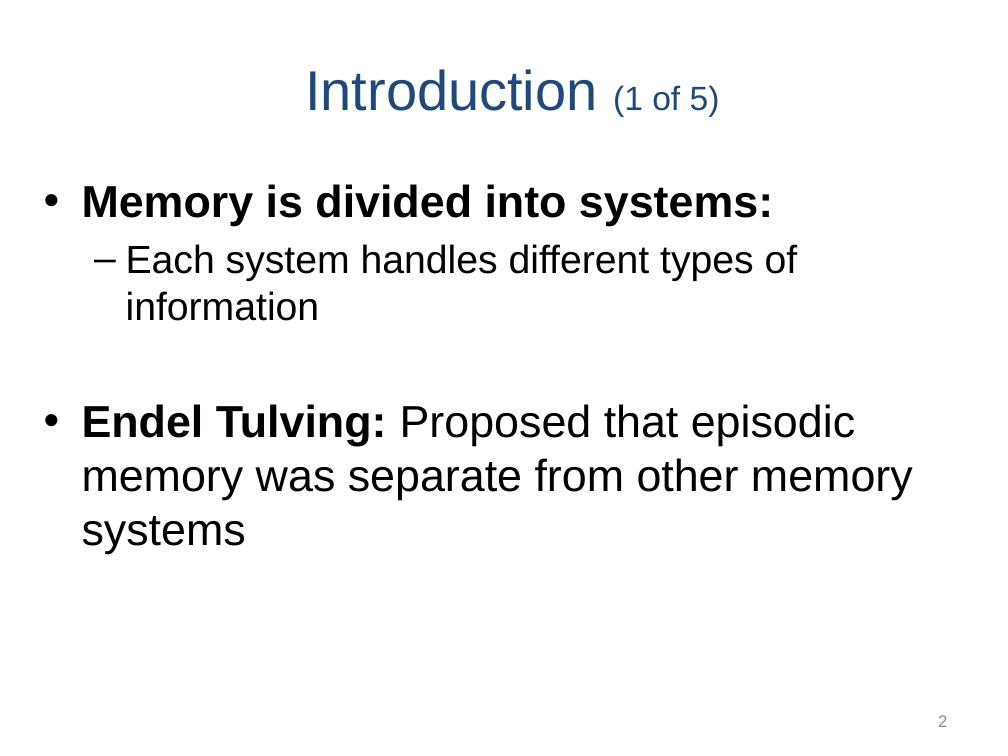
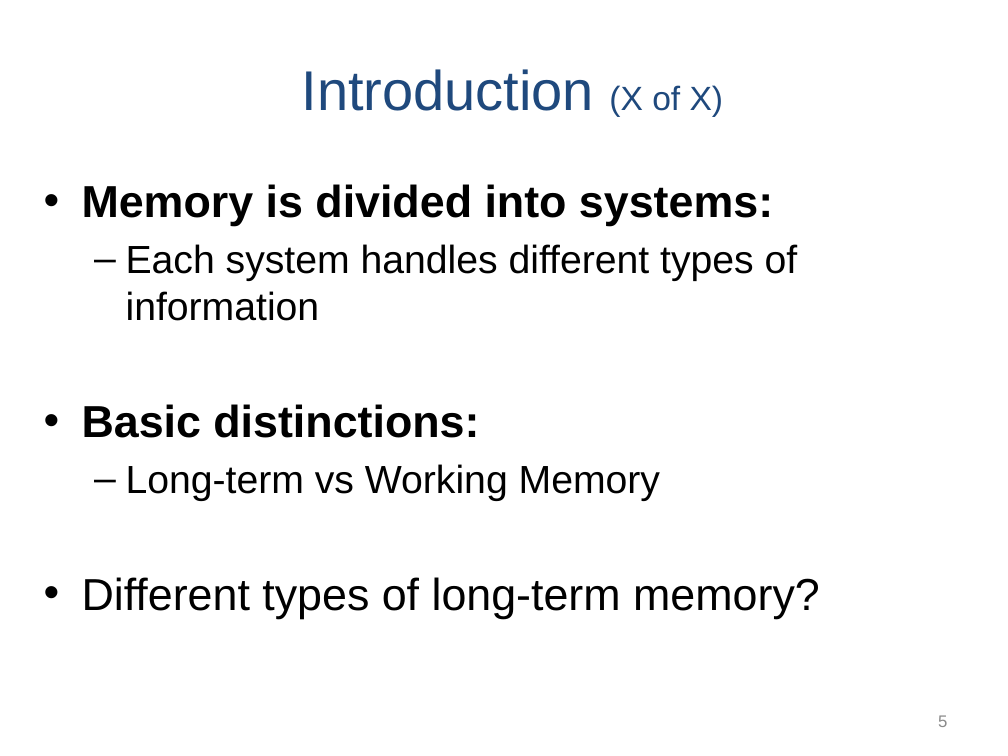
Before and after one commit to npm27/Teaching-Materials, a slide deck: slide 5 of Memory/Slides/Chapter 4.PPTX (slide 2 before the commit). Drawn at 1008x756 pixels with LibreOffice and Linux fonts; fonts in the diff are those of the drawing. Boxes give left, top, right and bottom in pixels: in the first picture for what was removed or moved away, otherwise in the second. Text is boxed around its words. In the diff, an @@ line names an element or a change of style, - is before the commit and + after.

```diff
--- a/Memory/Slides/Chapter 4.PPTX
+++ b/Memory/Slides/Chapter 4.PPTX
@@ title at (x1=302, y1=69, x2=724, y2=117): text changed @@
-Introduction (1 of 5)
+Introduction (X of X)
@@ text at (x1=82, y1=404, x2=820, y2=619): text changed @@
-• Endel Tulving: Proposed that episodic memory was separate from other memory systems
+• Basic distinctions:
+  – Long-term vs Working Memory
+• Different types of long-term memory?
@@ page number at (x1=938, y1=715, x2=947, y2=727): text changed @@
-2
+5
```
Also in this commit, not shown: 2 other slides changed, 6 slides added.
